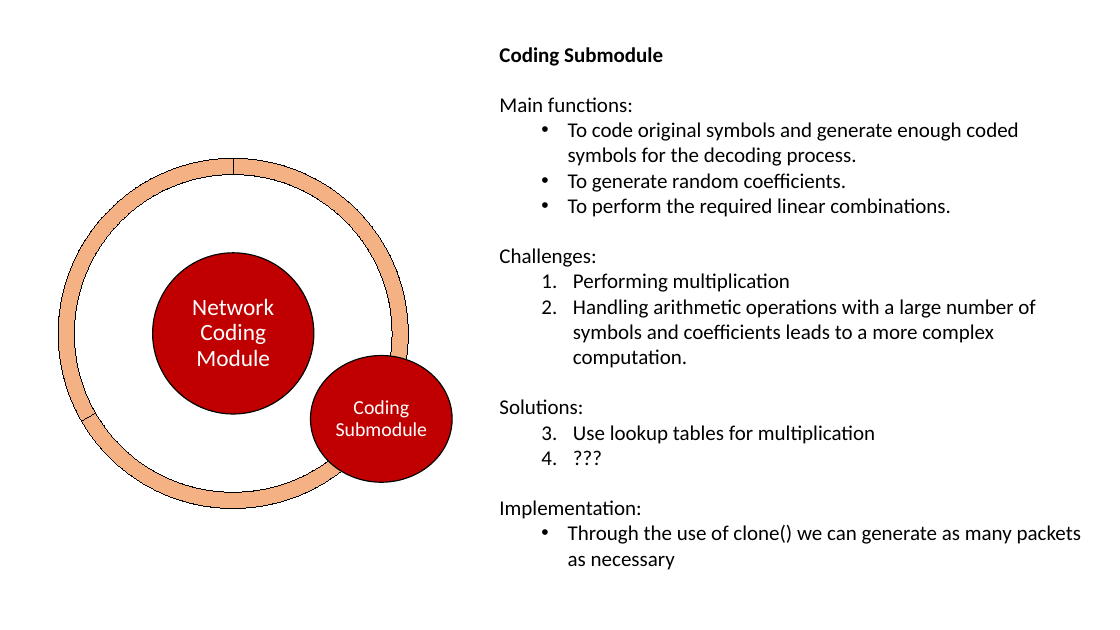
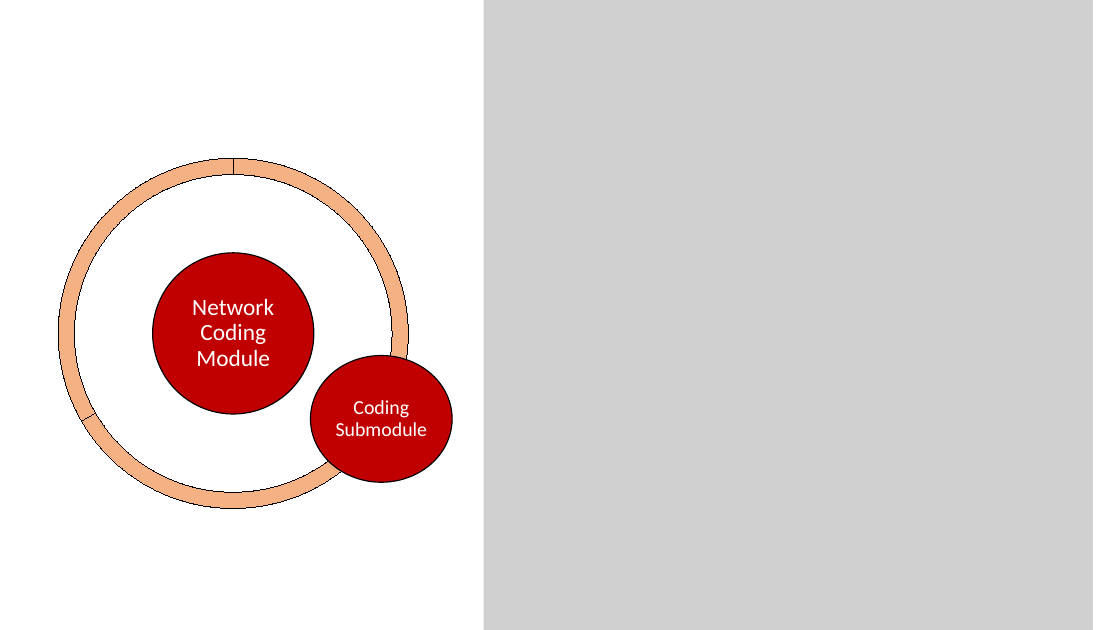
Before and after one commit to netx-ulx/NC, a slide deck: slide 6 of Docs/Design of a RLNC implementation on the switch.pptx (slide 5 before the commit). Drawn at 1120x630 pixels with LibreOffice and Linux fonts; fonts in the diff are those of the drawing; grey boxes stand for pictures. Boxes give left, top, right and bottom in pixels: in the first picture for what was removed or moved away, otherwise in the second. Text is boxed around its words. In the diff, an @@ line names an element or a change of style, - is before the commit and + after.

```diff
--- a/Docs/Design of a RLNC implementation on the switch.pptx
+++ b/Docs/Design of a RLNC implementation on the switch.pptx
@@ picture added at (484,0,1093,630) @@
@@ text removed at (499,47,1081,570) @@
-Coding Submodule
-Main functions:
-  • To code original symbols and generate enough coded symbols for the decoding process.
-  • To generate random coefficients.
-  • To perform the required linear combinations.
-Challenges:
-  1. Performing multiplication
-  2. Handling arithmetic operations with a large number of symbols and coefficients leads to a more complex computation.
-Solutions:
-  1. Use lookup tables for multiplication
-  2. ???
-Implementation:
-  • Through the use of clone() we can generate as many packets as necessary
```
Also in this commit, not shown: 5 other slides changed, 2 slides added.
